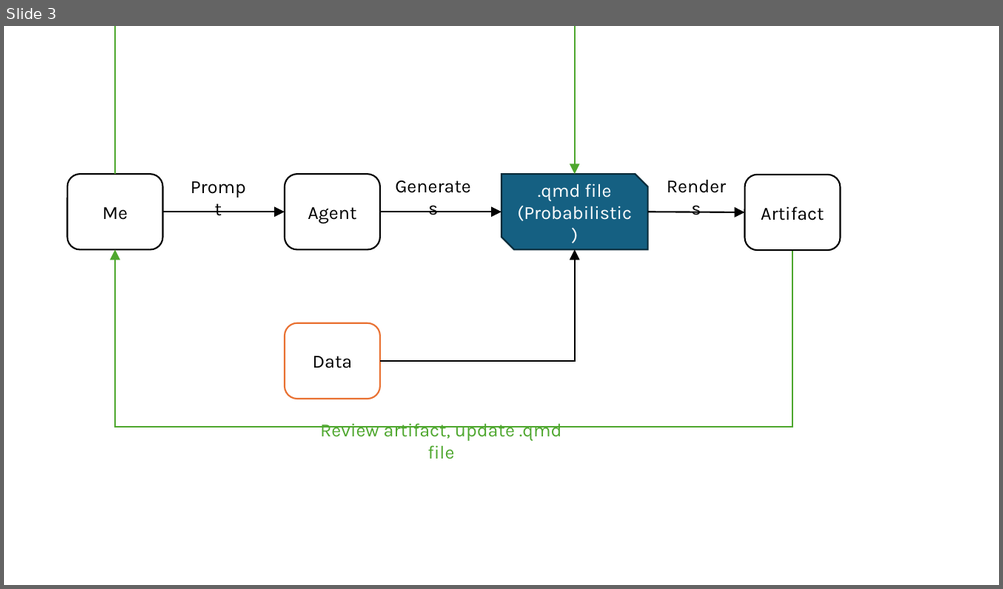
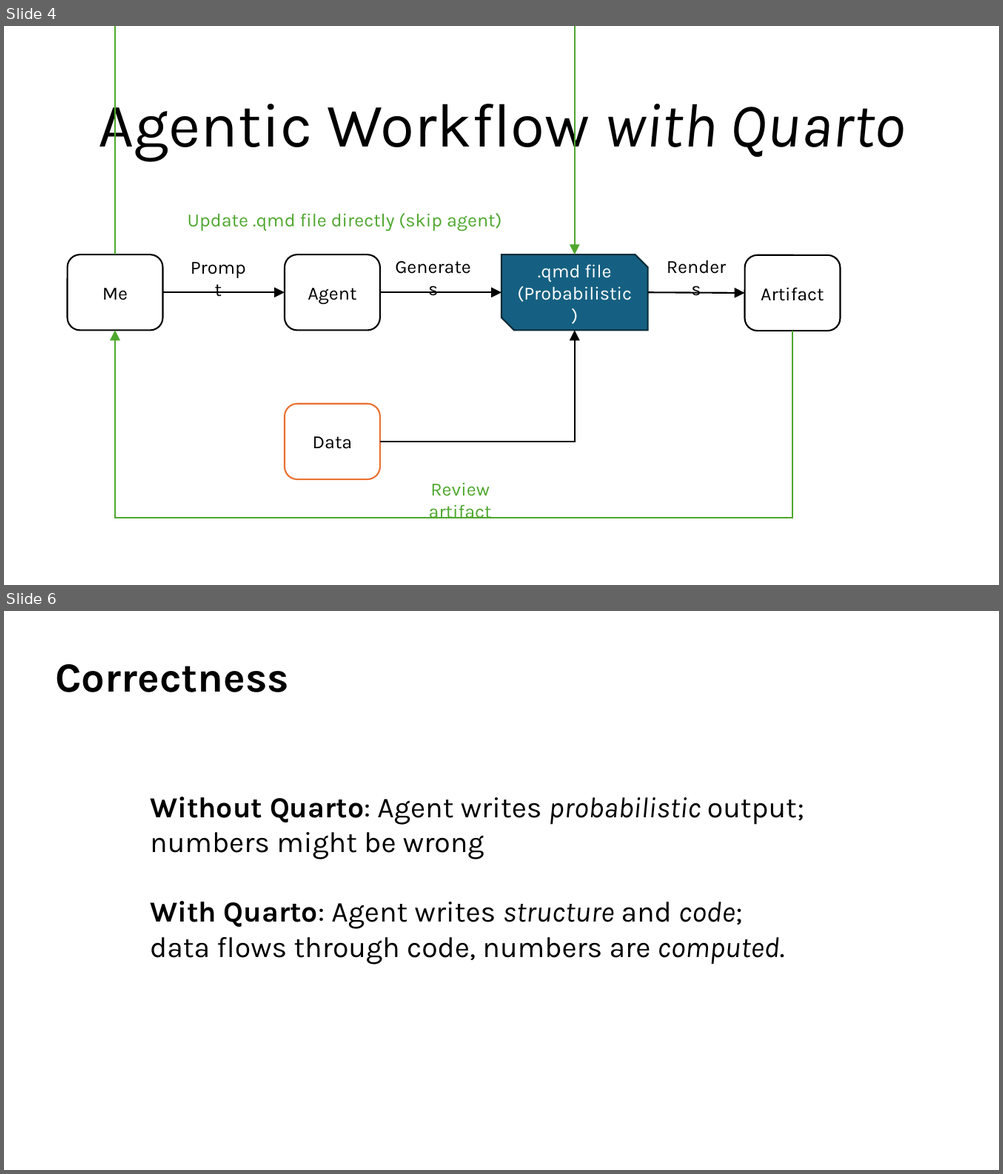
Before and after one commit to jhelvy/2026-posit-conf-quarto, a slide deck: images/entanglement-diagram/entanglement.pptx. Shown one above the other, each under a label of ours: slide 3 before the commit, slides 4 and 6 after it; the slides between them are not shown. The pictures are 1003x589 and 1003x1174 pixels, drawn with LibreOffice and Linux fonts; fonts in the diff are those of the drawing. Boxes give left, top, right and bottom in pixels: in the first picture for what was removed or moved away, otherwise in the second. Text is boxed around its words. In the diff, an @@ line names an element or a change of style, - is before the commit and + after.

```diff
--- a/images/entanglement-diagram/entanglement.pptx
+++ b/images/entanglement-diagram/entanglement.pptx
@@ slide 6 added at bbox=[4, 611, 999, 1170], background #FFFFFF @@
@@ text added at bbox=[55, 664, 289, 692], 40 pt, text #000000, bold @@
+Correctness
@@ text added at bbox=[150, 797, 804, 965], 28 pt, text #000000 @@
+Without Quarto: Agent writes probabilistic output; numbers might be wrong
+With Quarto: Agent writes structure and code; data flows through code, numbers are computed.
@@ what was slide 3 is now slide 4 @@
@@ slide 4 changed as well @@
@@ text added at bbox=[98, 90, 905, 161], 60 pt, text #000000 @@
+Agentic Workflow with Quarto
@@ text added at bbox=[188, 213, 502, 231], 18 pt, text #4EA72E @@
+Update .qmd file directly (skip agent)
@@ 4 rounded rectangles, 3 texts, 3 arrows, 2 elbow arrows, 1 snip diag rect: place and size @@
-4 rounded rectangles, 3 texts, 3 arrows, 2 elbow arrows, 1 snip diag rect at bbox=[68, 156, 840, 399]
+4 rounded rectangles, 3 texts, 3 arrows, 2 elbow arrows, 1 snip diag rect at bbox=[68, 236, 840, 480]
@@ elbow arrow moved from (793, 250) - (115, 249) to (793, 331) - (115, 330) @@
@@ text at bbox=[429, 483, 492, 519]: text changed @@
-Review artifact, update .qmd file
+Review artifact
```
Also in this commit, not shown: 2 other slides changed, 4 other slides added.
